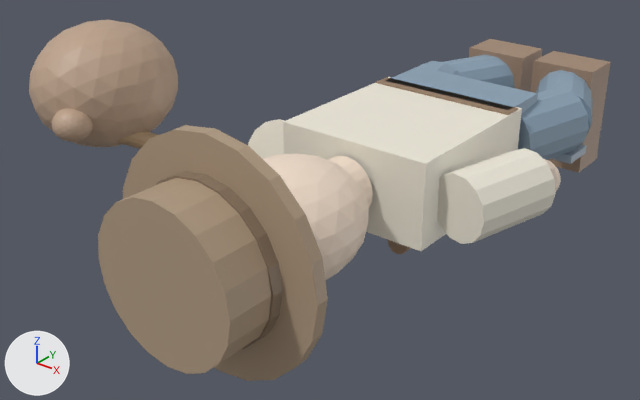
The glTF model models/George_walk_06.glb, before and after one commit.
Before and after are seen from a 50 mm camera at (1.71, -3.87, 1.33) aimed at (-0.26, -1.4, -0.2). The axes (+X, +Y, +Z) are drawn at lower left. The lights are the same throughout. The picture after the commit comes second. Where no turn or scale is listed for an object, it has been applied to the vertices.

In view in the first picture: 'denim_thigh_1', 'faded_blue_denim_waist', 'fair_skin_face', 'hat_band', 'hat_crown', 'rolled_shirt_sleeve_-1', 'rolled_shirt_sleeve_1', 'tied_cloth_bindle', 'weathered_felt_hat_brim', 'work_boot_-1', 'work_boot_1', 'worn_cream_work_shirt' and 11 more.
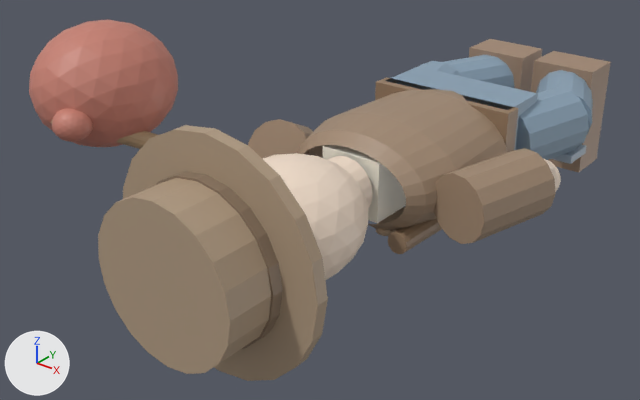
Scene script edits in JSON lines:
```json
{"block": "me_geometry_0", "where": "# used by ob_worn_cream_work_shirt; location = (0.0, 0.0, 0.0)"}
{"op": "remove", "block": "me_geometry_0", "code": "me_geometry_0.from_pydata(...)  # 8 vertices, 12 faces; spans x -0.31..0.31, y -1.56..-0.88, z -0.165..0.165"}
{"op": "add", "block": "me_geometry_0", "code": "me_geometry_0.from_pydata(...)  # 761 vertices, 1428 faces; spans x -0.339..0.339, y -1.56..-0.88, z -0.202..0.2"}
{"block": "me_geometry_0", "change": "me_geometry_0 part 1: 8 vertices removed from x -0.31..0.31, y -1.56..-0.88, z -0.165..0.165; 761 vertices added at x -0.339..0.339, y -1.56..-0.88, z -0.202..0.2"}
{"block": "me_geometry_9", "where": "me_geometry_9.from_pydata(...)  # 30 vertices, 56 faces; spans x -0.634..-0.286, y -1.562..-1.178, z -0.234..0.114"}
{"block": "me_geometry_9", "where": "# used by ob_rolled_shirt_sleeve__1; location = (0.0, 0.0, 0.0)"}
{"block": "me_geometry_9", "change": "me_geometry_9 part 2: 56 faces centred in x -0.593..-0.327, y -1.536..-1.204, z -0.193..0.073 are repainted in the vertex colours; the middle colour goes from white #efeadb to beige #a18972"}
{"block": "me_geometry_17", "where": "me_geometry_17.from_pydata(...)  # 30 vertices, 56 faces; spans x 0.279..0.611, y -1.522..-1.118, z -0.122..0.126"}
{"block": "me_geometry_17", "where": "# used by ob_rolled_shirt_sleeve_1; location = (0.0, 0.0, 0.0)"}
{"block": "me_geometry_17", "change": "me_geometry_17 part 3: 56 faces centred in x 0.313..0.577, y -1.51..-1.13, z -0.121..0.124 are repainted in the vertex colours; the middle colour goes from white #efeadb to beige #a18972"}
{"block": "me_geometry_31", "where": "me_geometry_31.from_pydata(...)  # 162 vertices, 320 faces; spans x -1.11..-0.61, y -2.2..-1.64, z 0.06..0.52"}
{"block": "me_geometry_31", "where": "# used by ob_tied_cloth_bindle; location = (0.0, 0.0, 0.0)"}
{"block": "me_geometry_31", "change": "me_geometry_31 part 4: 320 faces centred in x -1.103..-0.617, y -2.192..-1.648, z 0.067..0.513 are repainted in the vertex colours; the middle colour goes from beige #bea38c to pink #c78071"}
```

Where the change shows, as pixel boxes (x1, y1, x2, y2) in the pictures (640 x 400 px):
```json
{"object": "worn_cream_work_shirt", "change": "reshaped", "before": [283, 77, 522, 251], "after": [298, 89, 507, 236], "on screen": "12% narrower, 15% shorter"}
{"part": 2, "of": "me_geometry_9", "change": "recoloured", "before": [248, 119, 284, 158], "after": [248, 119, 314, 158], "on screen": "white to beige"}
{"part": 3, "of": "me_geometry_17", "change": "recoloured", "before": [437, 148, 556, 244], "after": [437, 148, 556, 244], "on screen": "white to beige"}
{"part": 4, "of": "me_geometry_31", "change": "recoloured", "before": [29, 20, 178, 147], "after": [29, 20, 178, 147], "on screen": "beige to pink"}
```
